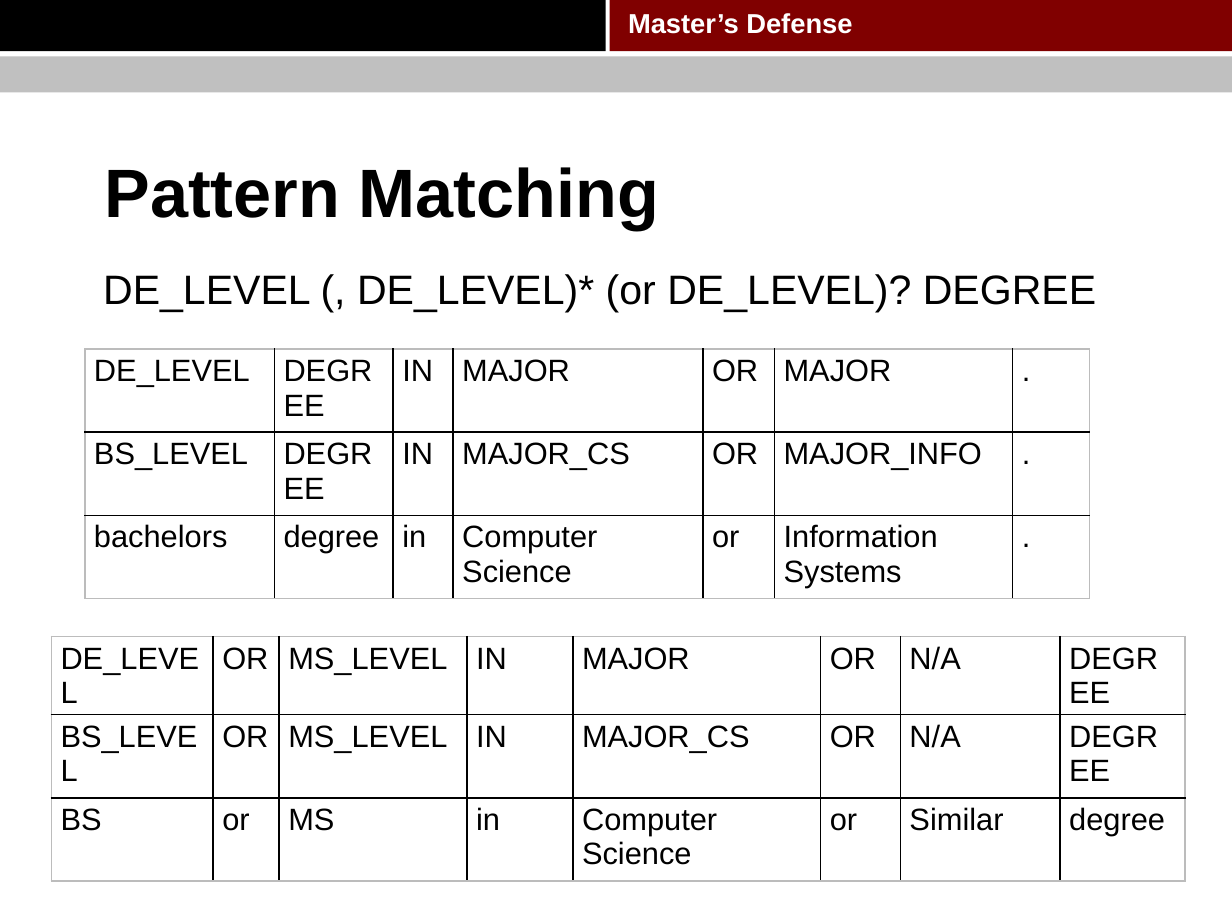
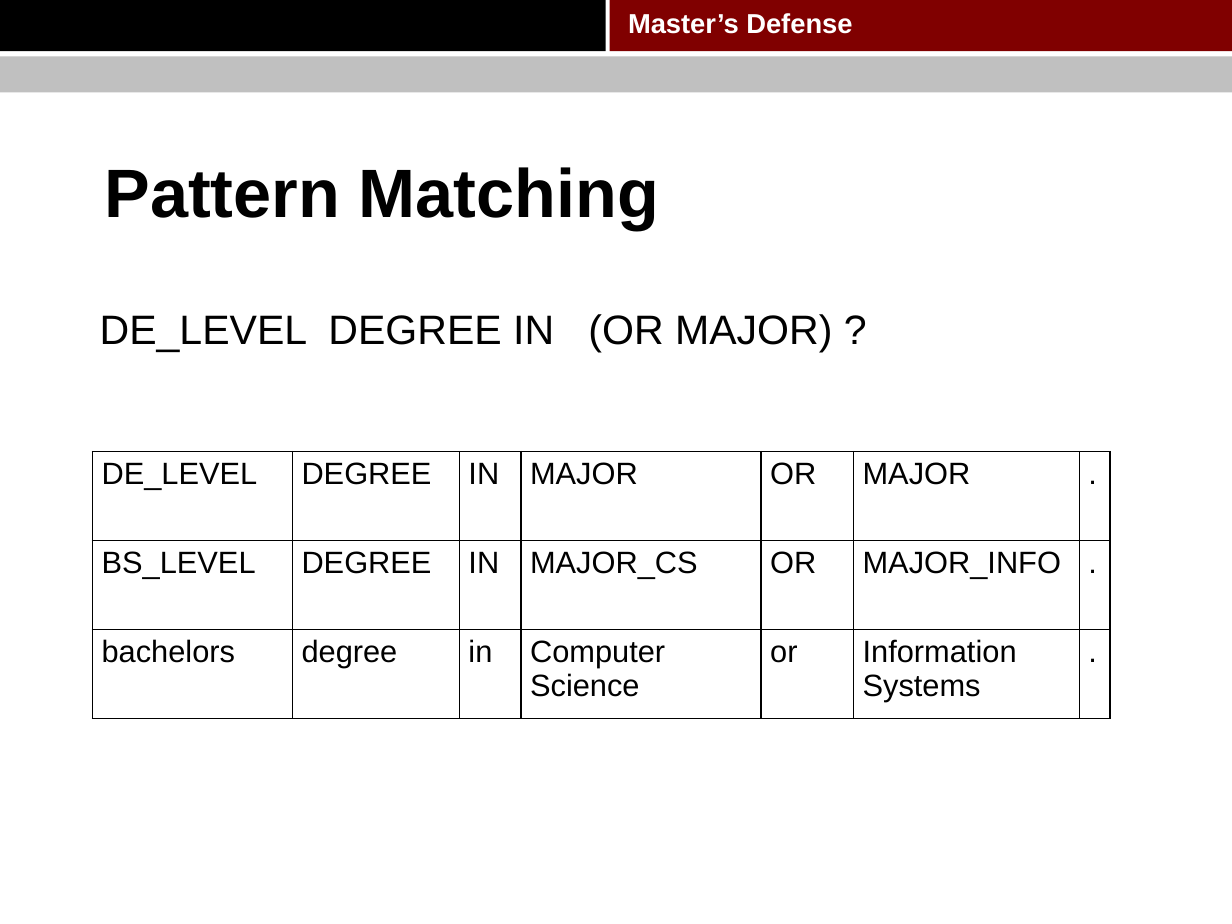
Before and after one commit to pkushiqiang/thesis, a slide deck: slide 31 of media/Master's thesis.pptx (slide 29 before the commit). Drawn at 1232x924 pixels with LibreOffice and Linux fonts; fonts in the diff are those of the drawing; background and template pictures are left out. Boxes give left, top, right and bottom in pixels: in the first picture for what was removed or moved away, otherwise in the second. Text is boxed around its words. In the diff, an @@ line names an element or a change of style, - is before the commit and + after.

```diff
--- a/media/Master's thesis.pptx
+++ b/media/Master's thesis.pptx
@@ text at (100, 314, 832, 353): text changed @@
-DE_LEVEL (, DE_LEVEL)* (or DE_LEVEL)? DEGREE”)
+DE_LEVEL DEGREE IN (OR MAJOR) ?
@@ table: place and size @@
-table at (85, 349, 1090, 598)
+table at (92, 452, 1110, 719)
@@ table removed at (52, 637, 1185, 886), 3 rows, 8 columns @@
-DE_LEVEL | OR | MS_LEVEL | IN | MAJOR | OR | N/A | DEGREE
-BS_LEVEL | OR | MS_LEVEL | IN | MAJOR_CS | OR | N/A | DEGREE
-BS | or | MS | in | Computer Science | or | Similar | degree
```
Also in this commit, not shown: 38 other slides changed, 6 slides added, 2 slides removed.
